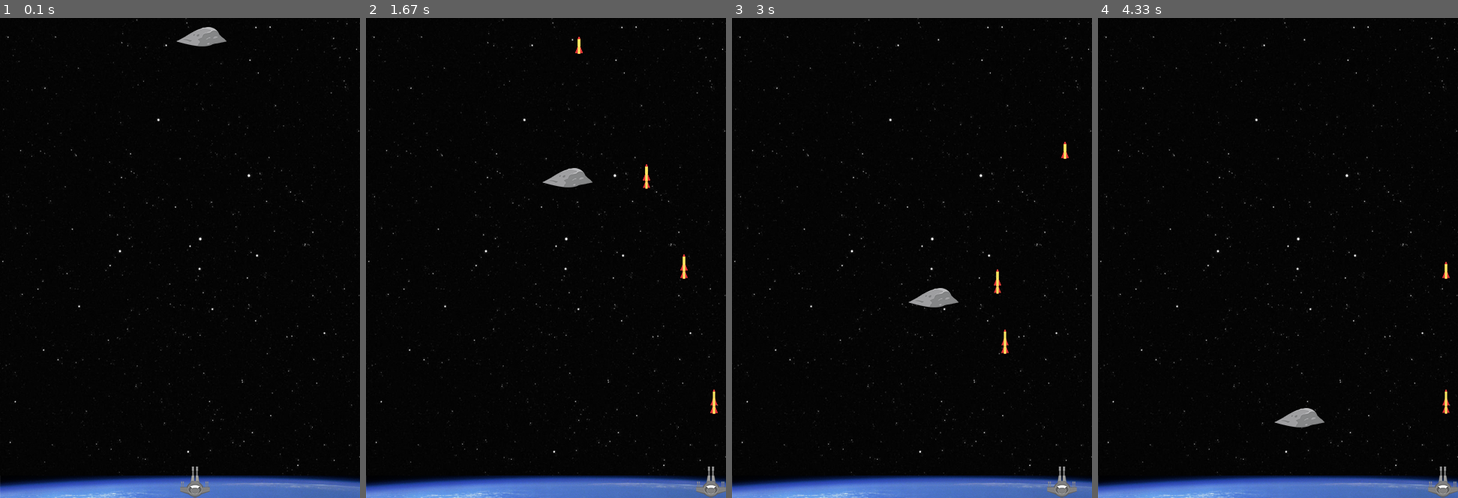
Above: before the commit, frames 1-4 (left to right).
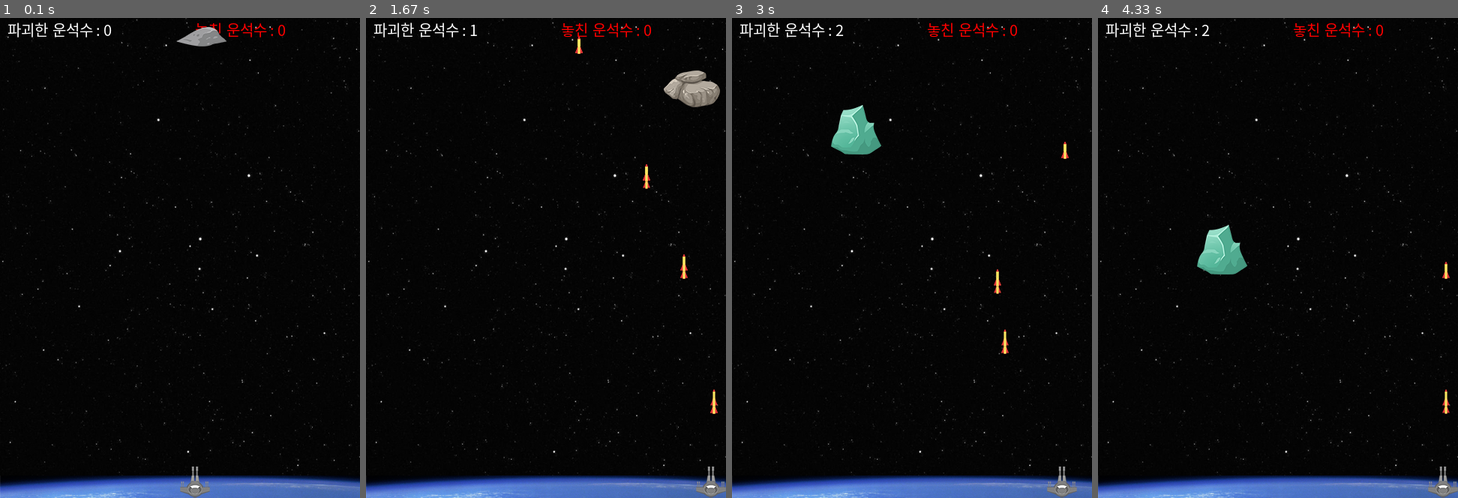
Above: after the commit, the same moments.

Repository: game-ground/pygame
Game: pygame game, started from PyShooting/main.py
Two runs of this game, one before a commit and one after it. Both use one fixed random seed, a clock stepped at 60 frames per second and the inputs below.
Inputs:
- Up to frame 1 (0.1 s): no input
- Up to frame 2 (1.67 s): tap Space at 0.33, 0.73, 1.03, 1.23, 1.53 s; hold Right 0.67-1.13 s; hold Right 1.17-1.63 s
- Up to frame 3 (3 s): hold Left 2.23-2.63 s; tap Space at 2.3, 2.6, 2.73 s; hold Right from 2.67 s (still down)
- Up to frame 4 (4.33 s): tap Space at 3.03, 3.9, 4.2 s; release Right at 3.3 s; hold Right 3.83-4.3 s

The runs differ from the first frame. In frame 1, 0.5% of the frame differs, in the area x 2-80%, y 0-5%; in frame 2, 1.7%; in frame 3, 1.8%, in the area x 2-80%, y 0-61%; in frame 4, 1.8%.

Commit message:
Add Sounds and info texts

Diff:
--- a/PyShooting/main.py
+++ b/PyShooting/main.py
@@ -9,9 +9,12 @@
 file_list = os.listdir(res_path)
 
 rockImage = []
+explosionSound = []
 for item in file_list:
     if item.find('r') ==  0 :
         rockImage.append(item)
+    if item.find('explosion') != -1 and item.find('.wav') != -1:
+        explosionSound.append(item)
 
 
 BLACK = (0, 0, 0)
@@ -22,8 +25,42 @@
     global gamePad
     gamePad.blit(obj, (x,y))
 
+def writeScore(count):
+    global gamePad
+    font = pygame.font.Font('resource/NanumGothic.ttf', 20)
+    text = font.render('파괴한 운석수 : ' + str(count), True, (255, 255, 255))
+    gamePad.blit(text, (10, 0))
+
+def writePassed(count):
+    global gamePad
+    font = pygame.font.Font('resource/NanumGothic.ttf', 20)
+    text = font.render('놓친 운석수 : ' + str(count), True, (255, 0, 0))
+    gamePad.blit(text, (260, 0))
+
+def writeMessage(text):
+    global gamePad, gameoverSound
+    textfont = pygame.font.Font('resource/NanumGothic.ttf', 80)
+    text = textfont.render(text, True, (255,0,0))
+    textpos = text.get_rect()
+    textpos.center = (padWidth/2, padHeight/2)
+    gamePad.blit(text, textpos)
+    pygame.display.update()
+    pygame.mixer.music.stop()
+    gameoverSound.play()
+    sleep(2)
+    pygame.mixer.music.play(-1)
+    runGame()
+
+def crash():
+    global gamePad
+    writeMessage('전투기 파괴!')
+
+def gameOver():
+    global gamePad
+    writeMessage('게임 오버!')
+
 def initGame():
-    global gamePad, clock, background, fighter, missile
+    global gamePad, clock, background, fighter, missile,explosion,missileSound,gameoverSound
 
     pygame.init()
     gamePad = pygame.display.set_mode((padWidth, padHeight))
@@ -31,11 +68,16 @@
     background = pygame.image.load('resource/background.png')
     fighter = pygame.image.load('resource/fighter.png')
     missile = pygame.image.load('resource/missile.png')
+    explosion = pygame.image.load('resource/explosion.png')
+    pygame.mixer.music.load('resource/music.wav')
+    pygame.mixer.music.play(-1)
+    missileSound = pygame.mixer.Sound('resource/missile.wav')
+    gameoverSound = pygame.mixer.Sound('resource/gameover.wav')
     clock = pygame.time.Clock()
 
 
 def runGame():
-    global gamepad, clock, background, fighter, missile
+    global gamepad, clock, background, fighter, missile,explosion,missileSound,destroySound
 
     fighterSize = fighter.get_rect().size
     missileSize = missile.get_rect().size
@@ -53,11 +95,15 @@
     rockSize = rock.get_rect().size
     rockWidth = rockSize[0]
     rockHeight = rockSize[1]
+    destroySound = pygame.mixer.Sound('resource/'+random.choice(explosionSound))
 
     rockX = random.randrange(0, padWidth - rockWidth)
     rockY = 0
     rockSpeed = 2
 
+    isShot = False
+    shotCount = 0
+    rockPassed = 0
     onGame = False
 
     while not onGame:
@@ -74,6 +120,7 @@
                     fighterX += 5
                     print("RIGHT DOWN")
                 elif event.key == pygame.K_SPACE:
+                    missileSound.play()
                     missileX=x + fighterWidth/2 - 1
                     missileY=y - missileHeight
 
@@ -92,12 +139,23 @@
         elif x > padWidth - fighterWidth:
             x = padWidth - fighterWidth
 
+        if y < rockY + rockHeight:
+            if(rockX > x and rockX < x + fighterWidth) or \
+                    (rockX + rockWidth > x and rockX + rockWidth < x + fighterWidth):
+                crash()
+
         drawObject(fighter,x,y)
 
         if len(missileXY) != 0:
             for i, bxy in enumerate(missileXY):
                 bxy[1] -= 10
                 missileXY[i][1] = bxy[1]
+
+                if bxy[1] < rockY:
+                    if bxy[0] > rockX and bxy[0] < rockX + rockWidth :
+                        missileXY.remove(bxy)
+                        isShot = True
+                        shotCount += 1
 
                 if bxy[1] <= 0:
                     try:
@@ -108,6 +166,7 @@
                     for bx, by in missileXY:
                         drawObject(missile, bx, by)
         rockY += rockSpeed
+        writeScore(shotCount)
 
         if rockY > padHeight:
             rock = pygame.image.load('resource/'+random.choice(rockImage))
@@ -117,6 +176,25 @@
             rockHeight = rockSize[1]
             rockX = random.randrange(0, padWidth - rockWidth)
             rockY = 0
+            rockPassed += 1
+
+        if rockPassed == 3:
+            gameOver()
+
+        writePassed(rockPassed)
+
+        if isShot :
+            drawObject(explosion, rockX, rockY)
+            destroySound.play()
+            destroySound = pygame.mixer.Sound('resource/'+random.choice(explosionSound))
+            rock = pygame.image.load('resource/'+random.choice(rockImage))
+
+            rockSize = rock.get_rect().size
+            rockWidth = rockSize[0]
+            rockHeight = rockSize[1]
+            rockX = random.randrange(0, padWidth - rockWidth)
+            rockY = 0
+            isShot = False
 
         drawObject(rock, rockX, rockY)
         pygame.display.update()
